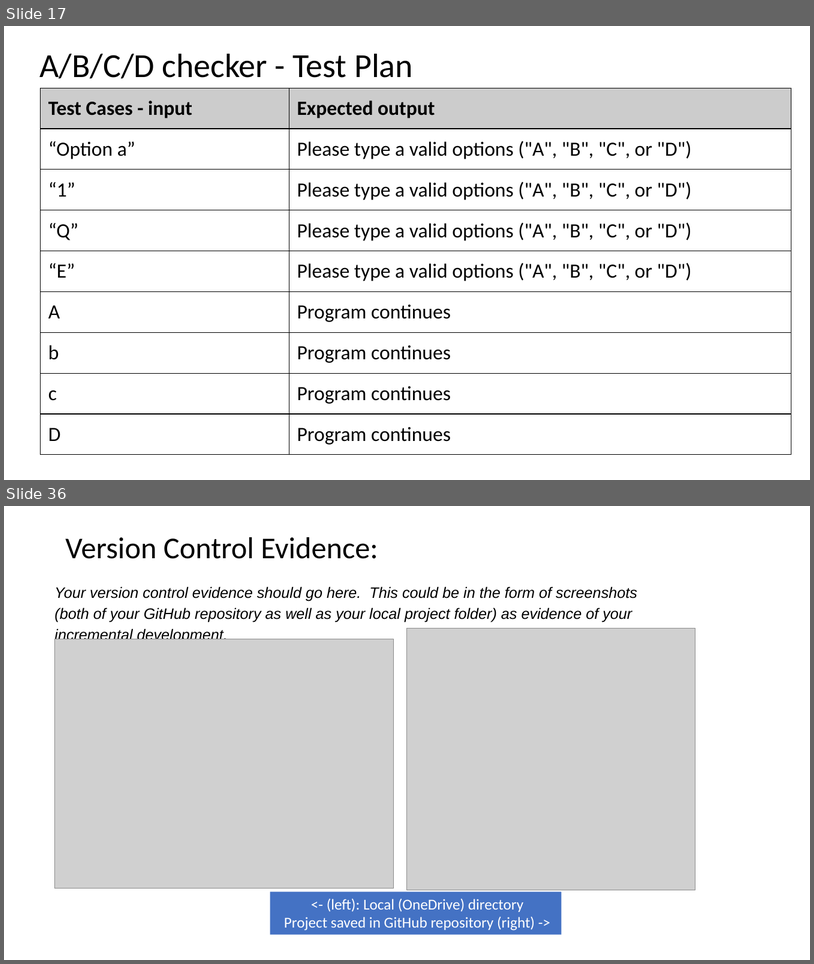
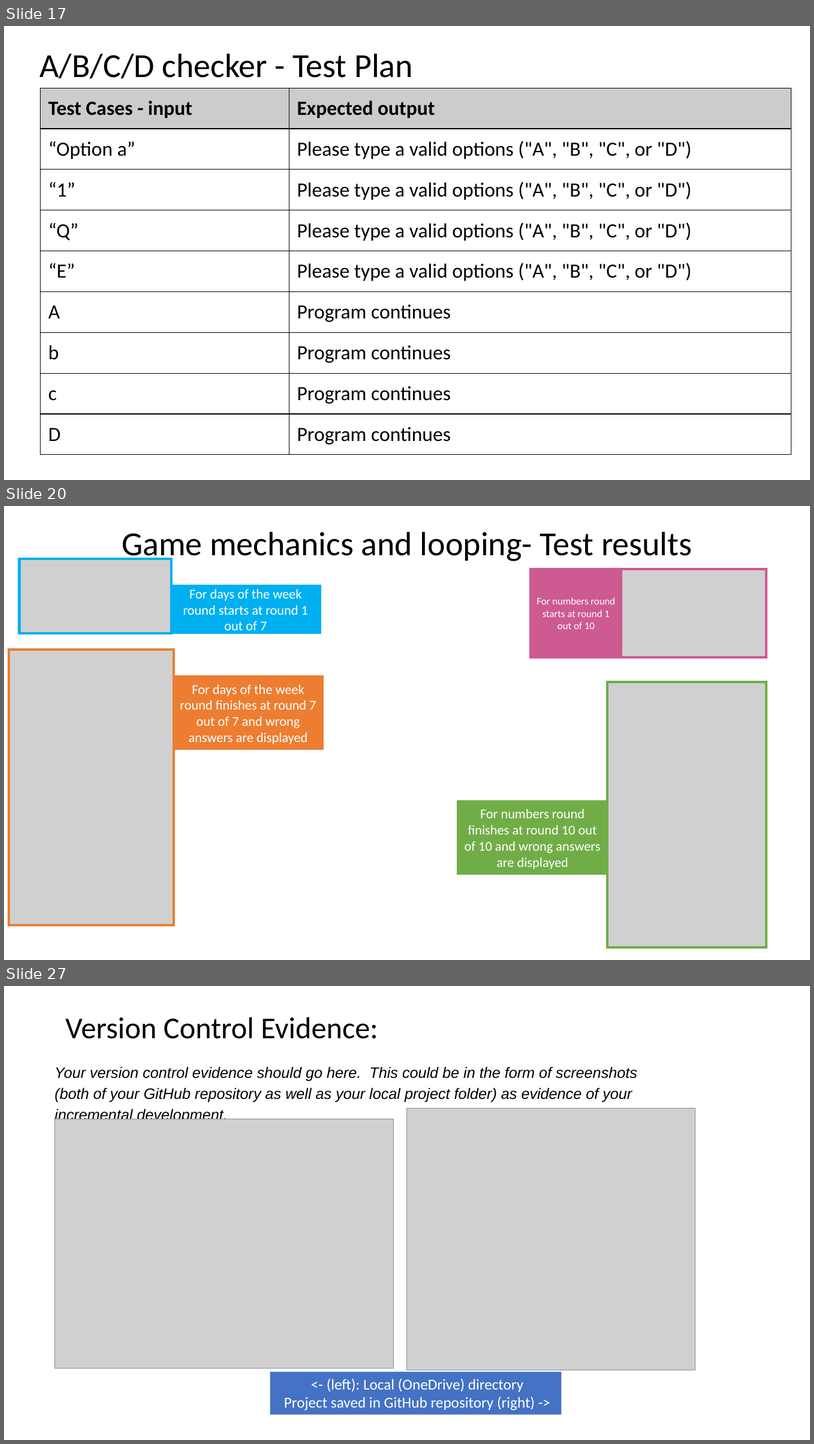
Before and after one commit to twschool/Assessment, a slide deck: Maori quiz documentation.pptx. Shown one above the other, each under a label of ours: slides 17 and 36 before the commit, slides 17, 20 and 27 after it; the slides between them are not shown. The pictures are 814x964 and 814x1444 pixels, drawn with LibreOffice and Linux fonts; fonts in the diff are those of the drawing; grey boxes stand for pictures. Boxes give left, top, right and bottom in pixels: in the first picture for what was removed or moved away, otherwise in the second. Text is boxed around its words. In the diff, an @@ line names an element or a change of style, - is before the commit and + after.

```diff
--- a/Maori quiz documentation.pptx
+++ b/Maori quiz documentation.pptx
@@ slide 20 added at bbox=[4, 506, 810, 960], background #FFFFFF @@
@@ title added at bbox=[122, 532, 692, 563], 40 pt, text #000000 @@
+Game mechanics and looping- Test results
@@ picture added at bbox=[19, 559, 171, 633] @@
@@ rectangle added at bbox=[19, 559, 171, 633], outline #00B0F0 3 pt @@
@@ rectangle added at bbox=[531, 569, 621, 657], fill #CD5A91, outline #CD5A91 3 pt, 12 pt, text #FFFFFF @@
+For numbers round starts at round 1 out of 10
@@ rectangle added at bbox=[621, 569, 767, 657], outline #CD5A91 3 pt @@
@@ picture added at bbox=[622, 569, 767, 657] @@
@@ rectangle added at bbox=[171, 586, 320, 633], fill #00B0F0, outline #00B0F0 3 pt, 16 pt, text #FFFFFF @@
+For days of the week round starts at round 1 out of 7
@@ rectangle added at bbox=[9, 649, 174, 925], outline #ED7D31 3 pt @@
@@ picture added at bbox=[9, 649, 174, 925] @@
@@ rectangle added at bbox=[174, 676, 323, 748], fill #ED7D31, outline #ED7D31 3 pt, 16 pt, text #FFFFFF @@
+For days of the week round finishes at round 7 out of 7 and wrong answers are displayed
@@ picture added at bbox=[607, 681, 766, 947] @@
@@ rectangle added at bbox=[608, 681, 767, 947], outline #70AD47 3 pt @@
@@ rectangle added at bbox=[458, 801, 607, 873], fill #70AD47, outline #70AD47 3 pt, 16 pt, text #FFFFFF @@
+For numbers round finishes at round 10 out of 10 and wrong answers are displayed
@@ what was slide 36 is now slide 27 @@
```
Also in this commit, not shown: 6 slides changed, 1 other slide added, 11 slides removed, 1 other file.
